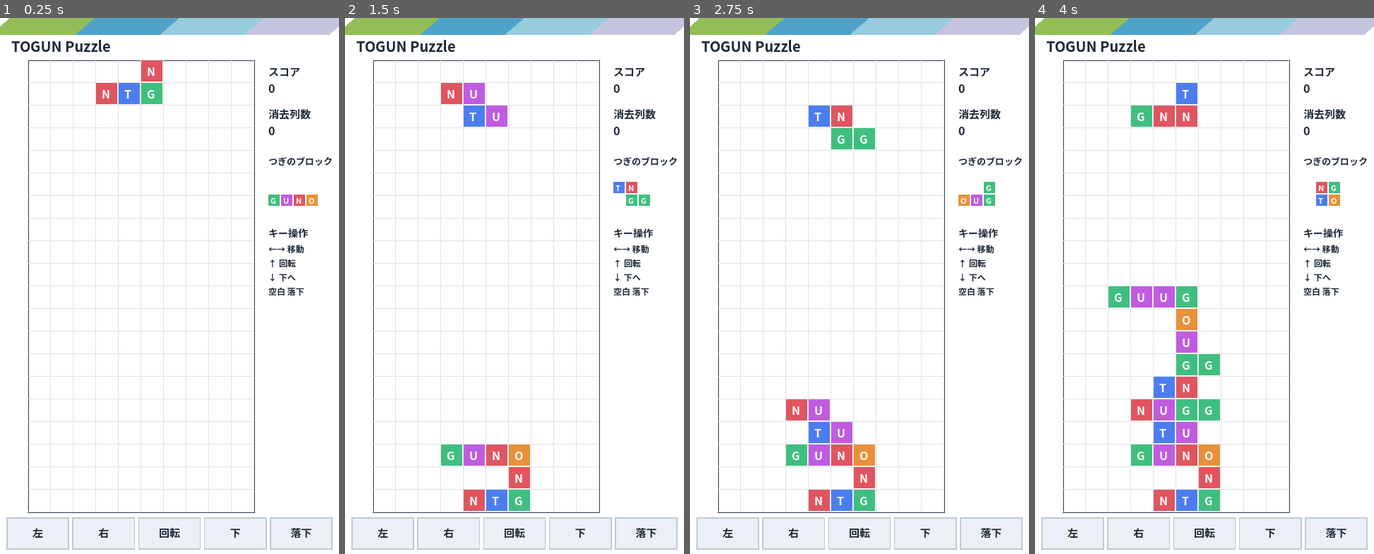
Above: before the commit, frames 1-4 (left to right).
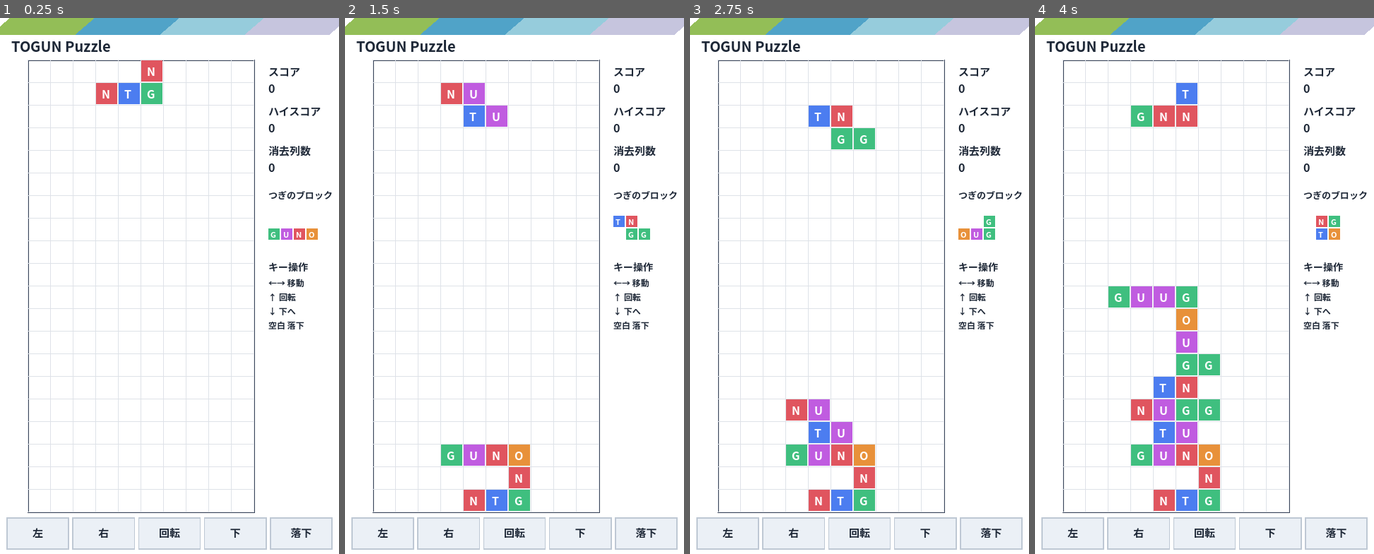
Above: after the commit, the same moments.

Repository: bohu0422-ops/togun-puzzle
Game: Godot game, scene res://scenes/Main.tscn
Two runs of this game, one before a commit and one after it. Both use one fixed random seed, a clock stepped at 60 frames per second and the inputs below.
Inputs (mouse positions are in pixels of both pictures, inside the frame that each line leads up to):
- Up to frame 1 (0.25 s): no input
- Up to frame 2 (1.5 s): tap Enter at 0.5 s; move the mouse to (589, 259) at 0.52 s; hold Right 0.53-1.28 s; tap R at 0.6, 1.35 s; click (589, 259) at 0.67 s; tap Space at 0.77, 1.25 s; move the mouse to (446, 312) at 1.27 s; hold Down from 1.28 s (still down)
- Up to frame 3 (2.75 s): tap Space at 1.52 s; tap Enter at 2 s; move the mouse to (893, 168) at 2.02 s; release Down at 2.03 s; hold Right from 2.03 s (still down); tap R at 2.1 s
- Up to frame 4 (4 s): tap Space at 2.75, 3.02, 3.77 s; move the mouse to (1187, 393) at 2.77 s; release Right at 2.78 s; hold Up 2.78-3.53 s; tap R at 2.85, 3.6 s; click (1187, 393) at 2.92 s; tap Enter at 3.5 s; move the mouse to (1306, 366) at 3.52 s; hold Left from 3.53 s (still down)

The runs differ from the first frame. In frame 1, 1.7% of the frame differs, in the area x 79-98%, y 16-59%; in frame 2, 1.8%; in frame 3, 1.8%; in frame 4, 1.8%.

Commit message:
ハイスコア保存機能を追加（端末に記録・更新時に表示）、フォント生成スクリプトを整備

Diff:
--- a/scripts/Main.gd
+++ b/scripts/Main.gd
@@ -61,6 +61,9 @@
 const TOGUN_BONUS_SCORE = 3000
 const BONUS_DISPLAY_SECONDS = 3.0
 
+# ハイスコアの保存先（Web版ではブラウザの保存領域に記録される）
+const HIGH_SCORE_PATH = "user://highscore.save"
+
 # 7種類のブロック形状（回転前の基準形）
 const SHAPES = {
 	"I": [Vector2i(0,1), Vector2i(1,1), Vector2i(2,1), Vector2i(3,1)],
@@ -83,6 +86,9 @@
 var drop_interval = 0.8
 var game_over = false
 
+var high_score = 0             # 端末に保存された最高得点
+var high_score_updated = false # 今回のプレイで記録を更新したか
+
 var bonus_active = false  # TOGUNボーナス演出中かどうか
 var bonus_timer = 0.0
 
@@ -96,10 +102,32 @@
 
 func _ready():
 	randomize()
+	_load_high_score()
 	_init_board()
 	_roll_next_piece()
 	_spawn_piece()
 	_setup_touch_buttons()
+
+
+func _load_high_score():
+	# user:// はWeb版ではブラウザの保存領域（IndexedDB）に対応する
+	if not FileAccess.file_exists(HIGH_SCORE_PATH):
+		high_score = 0
+		return
+	var f = FileAccess.open(HIGH_SCORE_PATH, FileAccess.READ)
+	if f == null:
+		high_score = 0
+		return
+	high_score = int(f.get_line())
+	f.close()
+
+
+func _save_high_score():
+	var f = FileAccess.open(HIGH_SCORE_PATH, FileAccess.WRITE)
+	if f == null:
+		return
+	f.store_line(str(high_score))
+	f.close()
 
 
 func _roll_next_piece():
@@ -143,6 +171,10 @@
 
 	if _check_collision(current_piece, current_pos):
 		game_over = true
+		if score > high_score:
+			high_score = score
+			high_score_updated = true
+			_save_high_score()
 
 
 func _process(delta):
@@ -221,7 +253,9 @@
 	game_over = false
 	bonus_active = false
 	bonus_timer = 0.0
+	high_score_updated = false
 	_init_board()
+	_roll_next_piece()
 	_spawn_piece()
 
 
@@ -356,21 +390,28 @@
 	var info_x = BOARD_OFFSET_X + COLS * CELL_SIZE + 20
 	draw_string(game_font, Vector2(info_x, BOARD_OFFSET_Y + 22), "スコア", HORIZONTAL_ALIGNMENT_LEFT, -1, 15, DARK_TEXT)
 	draw_string(game_font, Vector2(info_x, BOARD_OFFSET_Y + 46), "%d" % score, HORIZONTAL_ALIGNMENT_LEFT, -1, 16, DARK_TEXT)
-	draw_string(game_font, Vector2(info_x, BOARD_OFFSET_Y + 82), "消去列数", HORIZONTAL_ALIGNMENT_LEFT, -1, 15, DARK_TEXT)
-	draw_string(game_font, Vector2(info_x, BOARD_OFFSET_Y + 106), "%d" % lines_cleared_total, HORIZONTAL_ALIGNMENT_LEFT, -1, 16, DARK_TEXT)
-
-	_draw_next_piece(info_x, BOARD_OFFSET_Y + 148)
+	draw_string(game_font, Vector2(info_x, BOARD_OFFSET_Y + 78), "ハイスコア", HORIZONTAL_ALIGNMENT_LEFT, -1, 15, DARK_TEXT)
+	draw_string(game_font, Vector2(info_x, BOARD_OFFSET_Y + 102), "%d" % high_score, HORIZONTAL_ALIGNMENT_LEFT, -1, 16, DARK_TEXT)
+	draw_string(game_font, Vector2(info_x, BOARD_OFFSET_Y + 134), "消去列数", HORIZONTAL_ALIGNMENT_LEFT, -1, 15, DARK_TEXT)
+	draw_string(game_font, Vector2(info_x, BOARD_OFFSET_Y + 158), "%d" % lines_cleared_total, HORIZONTAL_ALIGNMENT_LEFT, -1, 16, DARK_TEXT)
+
+	_draw_next_piece(info_x, BOARD_OFFSET_Y + 196)
 
 	# キーボード操作の説明（情報欄の幅に収まるよう短く表記）
-	draw_string(game_font, Vector2(info_x, BOARD_OFFSET_Y + 250), "キー操作", HORIZONTAL_ALIGNMENT_LEFT, -1, 14, DARK_TEXT)
-	draw_string(game_font, Vector2(info_x, BOARD_OFFSET_Y + 272), "←→ 移動", HORIZONTAL_ALIGNMENT_LEFT, -1, 12, DARK_TEXT)
-	draw_string(game_font, Vector2(info_x, BOARD_OFFSET_Y + 292), "↑ 回転", HORIZONTAL_ALIGNMENT_LEFT, -1, 12, DARK_TEXT)
-	draw_string(game_font, Vector2(info_x, BOARD_OFFSET_Y + 312), "↓ 下へ", HORIZONTAL_ALIGNMENT_LEFT, -1, 12, DARK_TEXT)
-	draw_string(game_font, Vector2(info_x, BOARD_OFFSET_Y + 332), "空白 落下", HORIZONTAL_ALIGNMENT_LEFT, -1, 12, DARK_TEXT)
+	draw_string(game_font, Vector2(info_x, BOARD_OFFSET_Y + 298), "キー操作", HORIZONTAL_ALIGNMENT_LEFT, -1, 14, DARK_TEXT)
+	draw_string(game_font, Vector2(info_x, BOARD_OFFSET_Y + 320), "←→ 移動", HORIZONTAL_ALIGNMENT_LEFT, -1, 12, DARK_TEXT)
+	draw_string(game_font, Vector2(info_x, BOARD_OFFSET_Y + 340), "↑ 回転", HORIZONTAL_ALIGNMENT_LEFT, -1, 12, DARK_TEXT)
+	draw_string(game_font, Vector2(info_x, BOARD_OFFSET_Y + 360), "↓ 下へ", HORIZONTAL_ALIGNMENT_LEFT, -1, 12, DARK_TEXT)
+	draw_string(game_font, Vector2(info_x, BOARD_OFFSET_Y + 380), "空白 落下", HORIZONTAL_ALIGNMENT_LEFT, -1, 12, DARK_TEXT)
 
 	if game_over:
-		draw_string(game_font, Vector2(BOARD_OFFSET_X + 10, BOARD_OFFSET_Y + ROWS * CELL_SIZE / 2), "GAME OVER", HORIZONTAL_ALIGNMENT_LEFT, -1, 24, Color(0.85, 0.2, 0.25))
-		draw_string(game_font, Vector2(BOARD_OFFSET_X + 10, BOARD_OFFSET_Y + ROWS * CELL_SIZE / 2 + 30), "Rキーか画面タップで再開", HORIZONTAL_ALIGNMENT_LEFT, -1, 16, DARK_TEXT)
+		var go_y = BOARD_OFFSET_Y + ROWS * CELL_SIZE / 2
+		draw_string(game_font, Vector2(BOARD_OFFSET_X + 10, go_y), "GAME OVER", HORIZONTAL_ALIGNMENT_LEFT, -1, 24, Color(0.85, 0.2, 0.25))
+		if high_score_updated:
+			draw_string(game_font, Vector2(BOARD_OFFSET_X + 10, go_y + 30), "ハイスコア更新！", HORIZONTAL_ALIGNMENT_LEFT, -1, 18, LETTER_COLORS["G"])
+			draw_string(game_font, Vector2(BOARD_OFFSET_X + 10, go_y + 58), "Rキーか画面タップで再開", HORIZONTAL_ALIGNMENT_LEFT, -1, 16, DARK_TEXT)
+		else:
+			draw_string(game_font, Vector2(BOARD_OFFSET_X + 10, go_y + 30), "Rキーか画面タップで再開", HORIZONTAL_ALIGNMENT_LEFT, -1, 16, DARK_TEXT)
 
 	_draw_touch_buttons()
 
Binary file changed: assets/fonts/NotoSansJP.ttf
Not shown, added: tools/.gdignore
Binary file added: tools/font-source/NotoSansJP-Bold-static.ttf
Not shown, changed: DEPLOY.md
Not shown, changed: docs/index.html
Not shown, changed: docs/index.pck
Not shown, changed: docs/index.service.worker.js
Not shown, added: scripts/rebuild_font_subset.py
